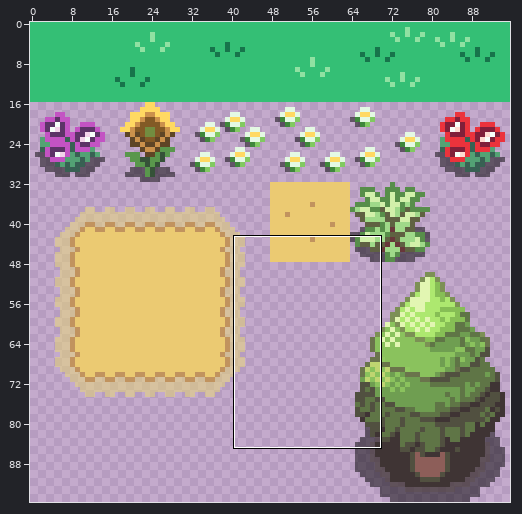
One commit to this sprite sheet: assets/background-sprites/tileset.png. Above: a wide view before the commit, with the close-up outlined.
Close-up. The starting point:
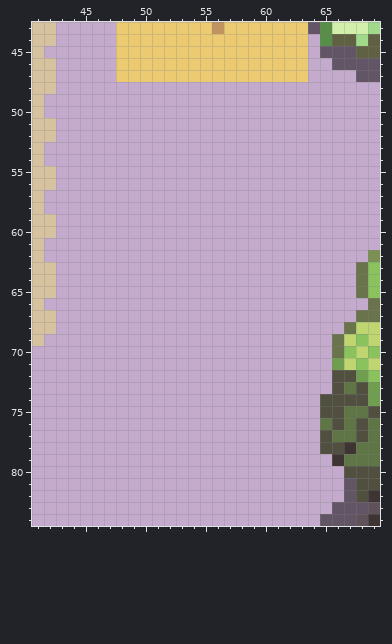
The file is 192x192 pixels, drawn in blocks of 2x2; one block is one cell here. Colours within 5 levels of each other are drawn and written as one. Shown: x 41..69, y 43..84.
The result:
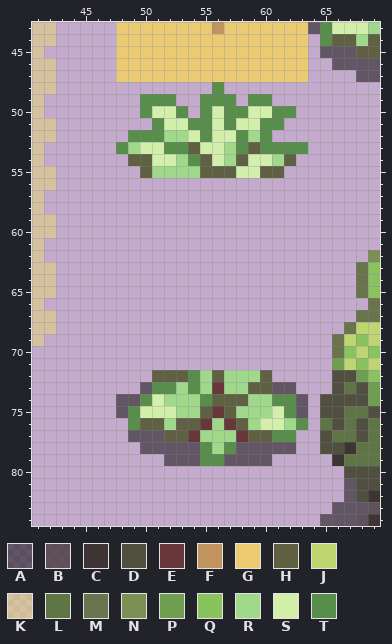
Palette (. is transparent): A #0000007f  B #3f3434bf  C #3f3434  D #515040  E #68373a  F #c1935e  G #ebca72  H #5f6142  J #bfd570  K #ebda727f  L #5f7546  M #6a744c  N #7c9055  P #6f9e51  Q #8ac25d  R #9fd989  S #d2f0aa  T #578e4a
Change:
@@ x 46..65 @@
 47 ..GGGGGGGGGGGGGGGG..
-48 ....................
-49 ....................
-50 ....................
-51 ....................
-52 ....................
-53 ....................
-54 ....................
-55 ....................
+48 ..........T.........
+49 ....TTT..TTT.TT.....
+50 ....TSST.TSTTSSTT...
+51 .....TSSTTSTSSTT....
+52 ...TTTRRSTSSTRT.....
+53 ..TRSSTTHSSRTHTTTT..
+54 ...HHSSRTHSRHSSRH...
+55 ....HRRRRHHHSSHH....
 56 ....................
@@ x 46..65 @@
 71 ....................
-72 ....................
-73 ....................
-74 ...................D
-75 ...................D
-76 ...................L
-77 ...................D
-78 ...................D
-79 ....................
+72 .....HHHTRHRRRH.....
+73 ....ATTRTRERRHHAA...
+74 ..AATSRRRTHHHRRTTA.D
+75 ..ATSSSRRHEHRRRSTA.D
+76 ...THHRHHEREHRSSRT.L
+77 ...AAAHHERRREHHTT..D
+78 ....AAAAATRTAAAAA..D
+79 ......AAATTAAAA.....
 80 ....................
Pixel boxes of the changes (left, top, right, bottom) in both close-ups:
added: (116, 82, 308, 178)
added: (116, 370, 308, 466)
